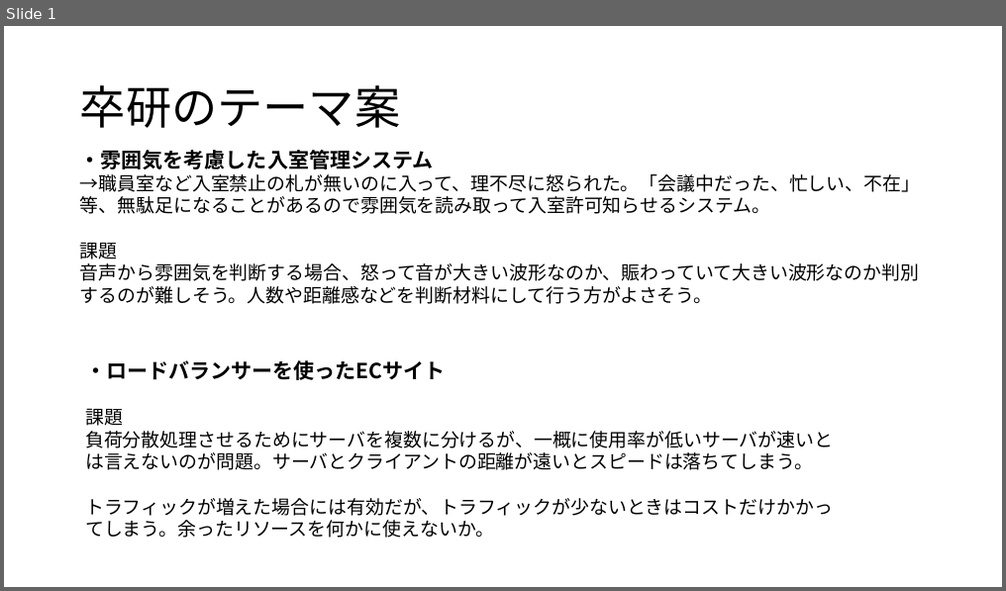
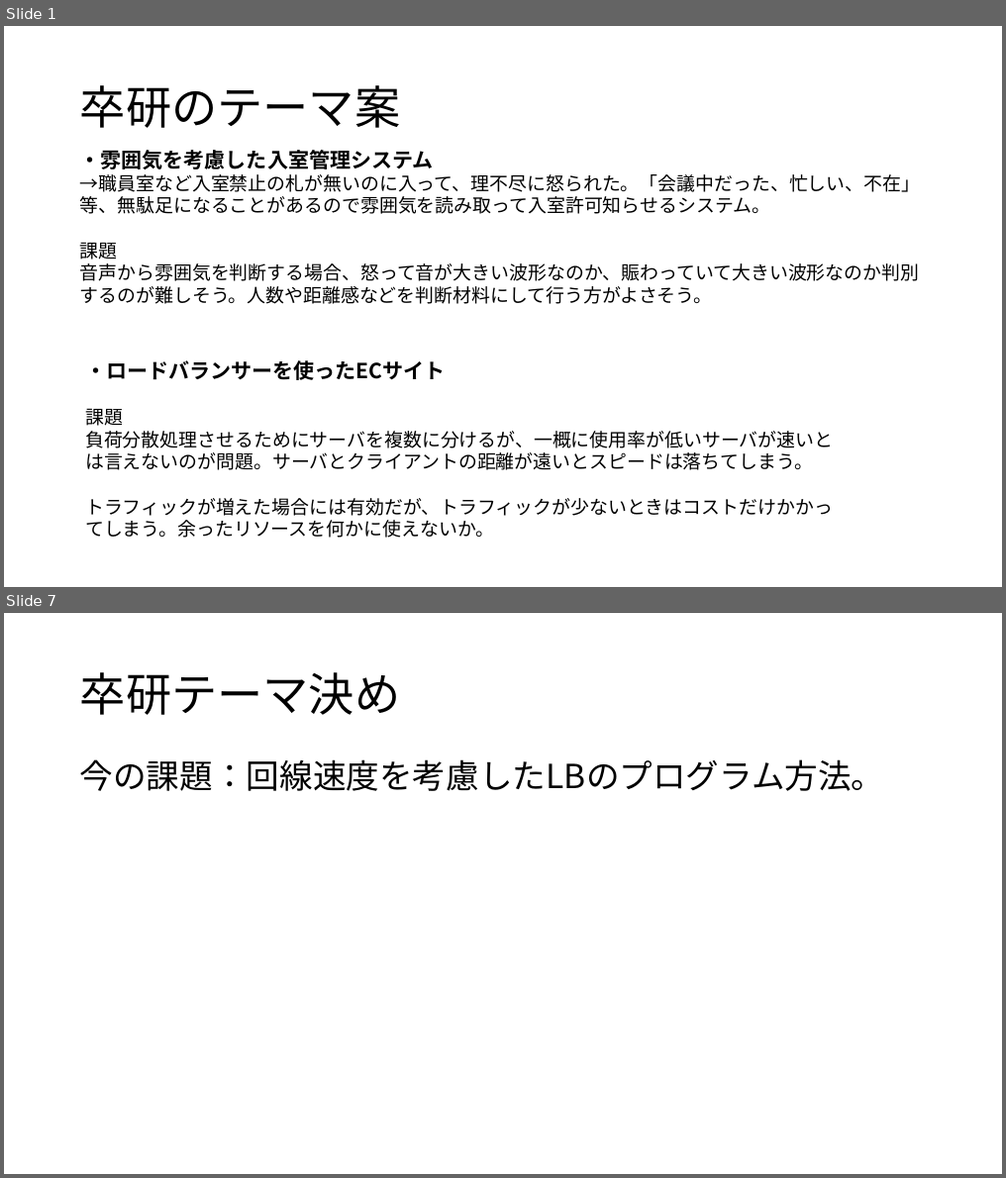
Before and after one commit to kait-takanolab/1821086_matsuo_thesis, a slide deck: 1821086_matsuo_sotsuken.pptx. Shown one above the other, each under a label of ours: slide 1 before the commit, slides 1 and 7 after it; the slides between them are not shown. The pictures are 1006x591 and 1006x1178 pixels, drawn with LibreOffice and Linux fonts; fonts in the diff are those of the drawing. Boxes give left, top, right and bottom in pixels: in the first picture for what was removed or moved away, otherwise in the second. Text is boxed around its words. In the diff, an @@ line names an element or a change of style, - is before the commit and + after.

```diff
--- a/1821086_matsuo_sotsuken.pptx
+++ b/1821086_matsuo_sotsuken.pptx
@@ slide 7 added at (4, 613, 1002, 1174), background #FFFFFF @@
@@ title added at (80, 672, 400, 715), 44 pt, text #000000 @@
+卒研テーマ決め
@@ text added at (80, 760, 885, 791), 32 pt, text #000000 @@
+今の課題：回線速度を考慮したLBのプログラム方法。
```
Also in this commit, not shown: 1 slide changed, 4 other slides added.
